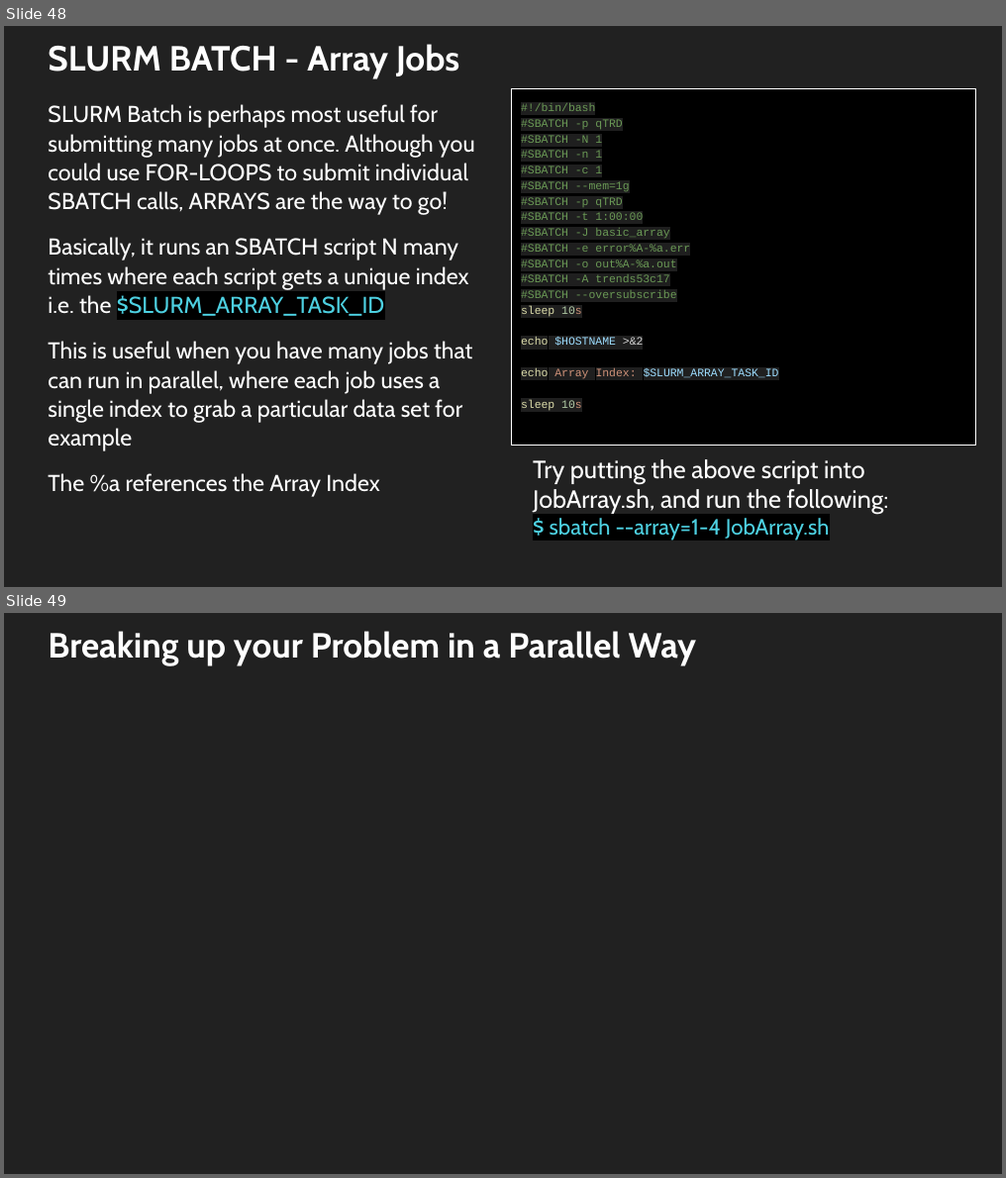
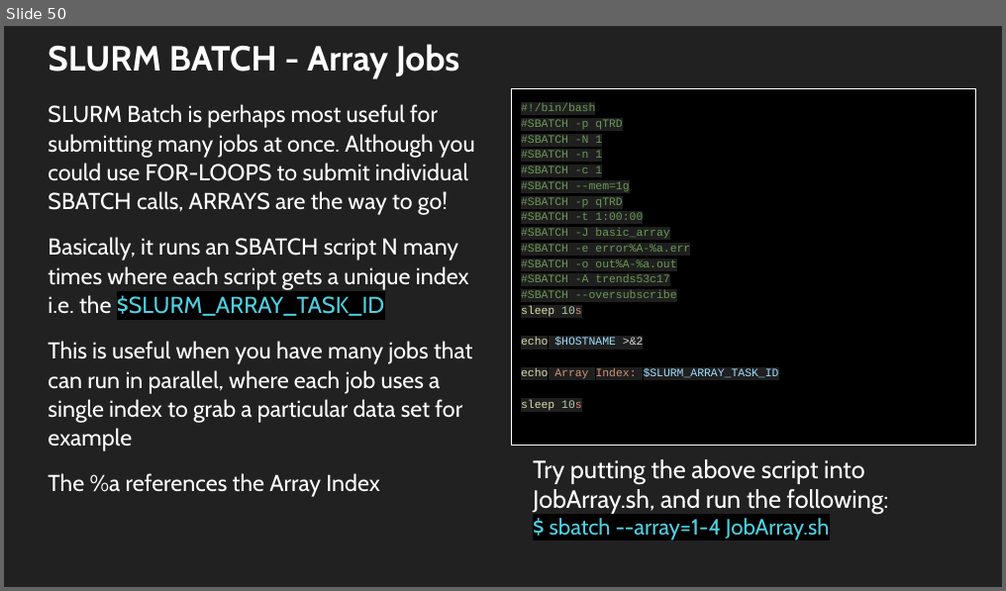
Before and after one commit to trendscenter/ClusterWorkshop, a slide deck: Cluster_Introduction.pptx. Shown one above the other, each under a label of ours: slides 48 and 49 before the commit, slide 50 after it. The pictures are 1006x1178 and 1006x591 pixels, drawn with LibreOffice and Linux fonts; fonts in the diff are those of the drawing. Boxes give left, top, right and bottom in pixels: in the first picture for what was removed or moved away, otherwise in the second. Text is boxed around its words. In the diff, an @@ line names an element or a change of style, - is before the commit and + after.

```diff
--- a/Cluster_Introduction.pptx
+++ b/Cluster_Introduction.pptx
@@ slide 49 removed at (x1=4, y1=613, x2=1002, y2=1174), background #212121 @@
@@ title removed at (x1=48, y1=631, x2=697, y2=665) @@
-Breaking up your Problem in a Parallel Way
@@ what was slide 48 is now slide 50 @@
```
Also in this commit, not shown: 2 slides changed, 2 slides added, 1 other file.
